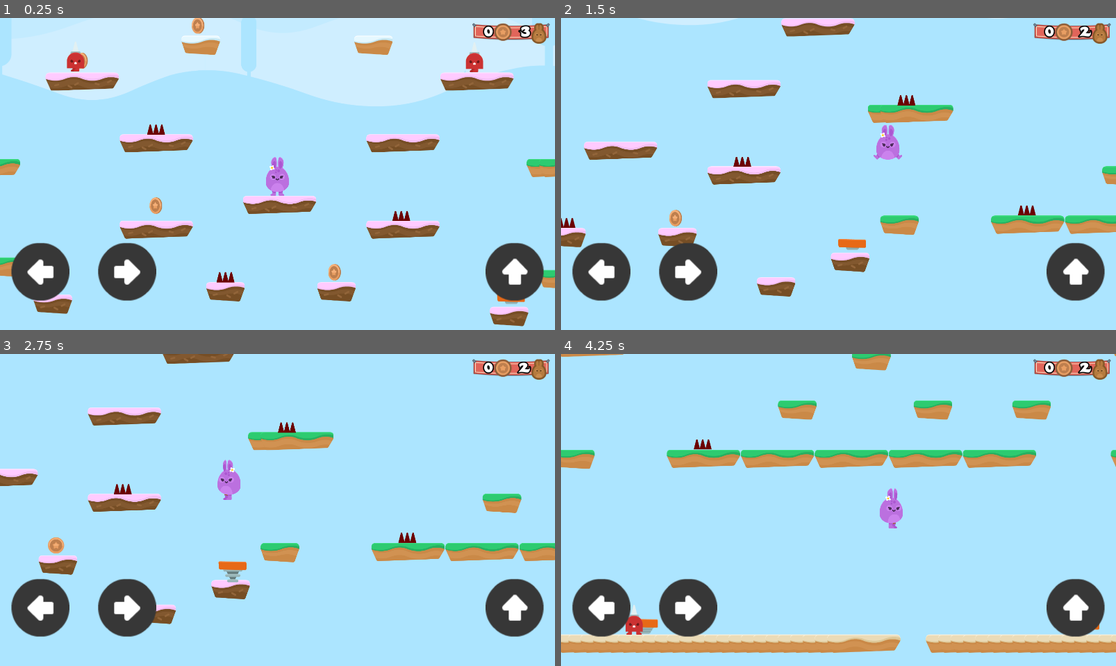
Above: before the commit, frames 1-4 (two rows, left to right).
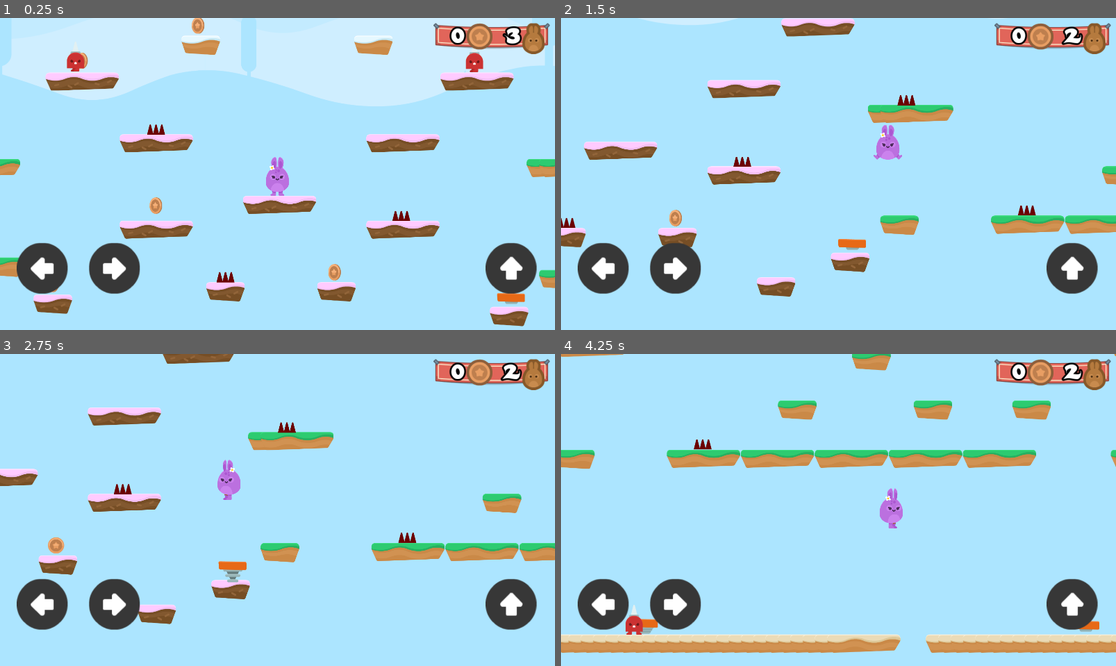
Above: after the commit, the same moments.

Repository: alexandrepeluchi/godot-udemy
Game: Godot game, scene res://Levels/Level1.tscn
The game is run twice, just before and just after one commit, with the same random seed, the same clock (stepped at 60 frames per second) and the same inputs.
Inputs:
- Up to frame 1 (0.25 s): no input
- Up to frame 2 (1.5 s): hold D (right) from 0.53 s (still down); tap W (jump) at 0.77 s
- Up to frame 3 (2.75 s): tap W (jump) at 1.52 s; release D (right) at 2.03 s; hold A (left) from 2.03 s (still down)
- Up to frame 4 (4.25 s): release A (left) at 2.78 s; hold D (right) from 2.78 s (still down); tap W (jump) at 3.02, 3.77 s

The runs differ from the first frame. In frame 1, 4.0% of the frame differs, in the area x 2-100%, y 1-91%; in frame 2, 4.0%; in frame 3, 4.0%; in frame 4, 4.0%.

Commit message:
Diminuindo tamanho dos botões de movimentação

Diff:
--- a/Hoppy Days/GUI/GUI.tscn
+++ b/Hoppy Days/GUI/GUI.tscn
@@ -29,11 +29,12 @@
 }
 
 [node name="TextureRect" type="TextureRect" parent="Pontuacao"]
-anchor_left = 1.0
-anchor_right = 1.0
+anchor_left = 0.93
+anchor_right = 0.93
 margin_left = -286.0
 margin_top = 18.0
 margin_bottom = 59.0
+rect_scale = Vector2( 1.5, 1.5 )
 texture = ExtResource( 1 )
 __meta__ = {
 "_edit_use_anchors_": false
@@ -82,7 +83,7 @@
 texture = ExtResource( 2 )
 
 [node name="HBoxContainer" type="HBoxContainer" parent="Pontuacao"]
-anchor_left = 0.021
+anchor_left = 0.03
 anchor_top = 0.72
 anchor_right = 0.368
 anchor_bottom = 0.882
@@ -91,13 +92,13 @@
 }
 
 [node name="Left" type="TouchScreenButton" parent="Pontuacao/HBoxContainer"]
-scale = Vector2( 2.5, 2.5 )
+scale = Vector2( 2.2, 2.2 )
 normal = ExtResource( 6 )
 action = "left"
 
 [node name="Right" type="TouchScreenButton" parent="Pontuacao/HBoxContainer"]
-position = Vector2( 300, 0 )
-scale = Vector2( 2.5, 2.5 )
+position = Vector2( 250, 0 )
+scale = Vector2( 2.2, 2.2 )
 normal = ExtResource( 7 )
 action = "right"
 
@@ -111,6 +112,6 @@
 }
 
 [node name="Jump" type="TouchScreenButton" parent="Pontuacao/HBoxContainer2"]
-scale = Vector2( 2.5, 2.5 )
+scale = Vector2( 2.2, 2.2 )
 normal = ExtResource( 8 )
 action = "jump"
